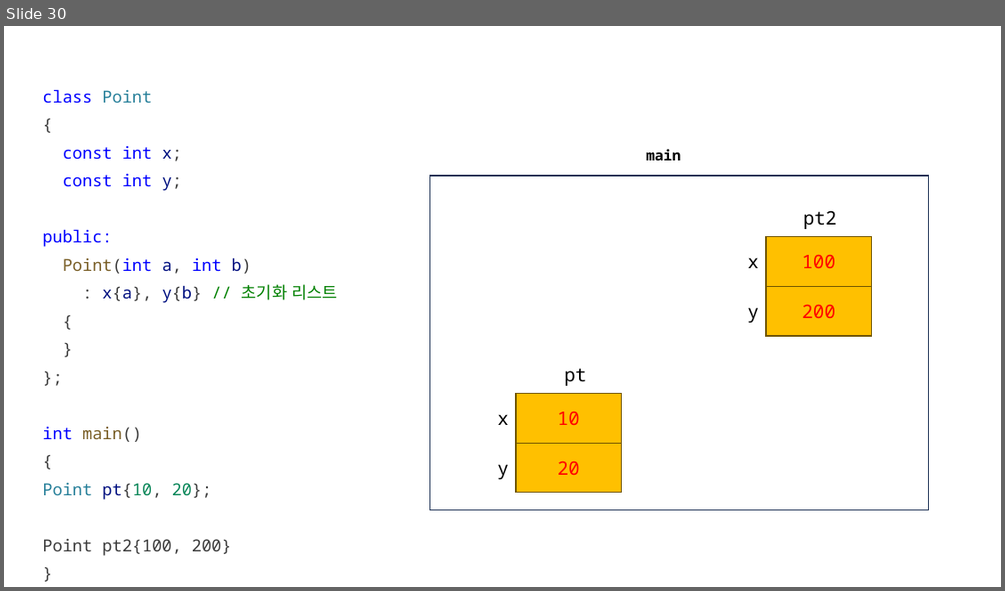
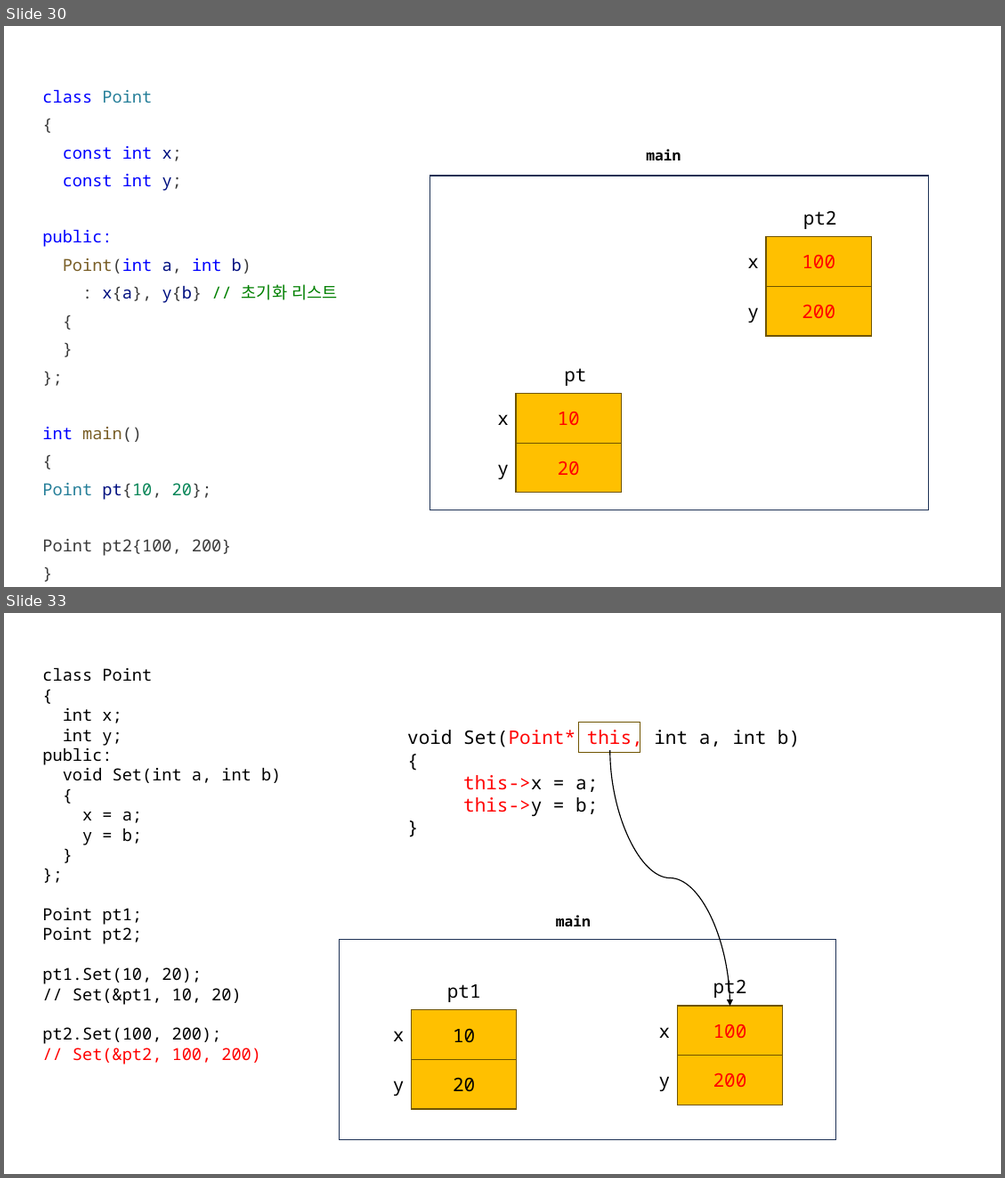
Before and after one commit to yoondev-classroom/cpp_250512, a slide deck: cpp_250512.pptx. Shown one above the other, each under a label of ours: slide 30 before the commit, slides 30 and 33 after it; the slides between them are not shown. The pictures are 1005x591 and 1005x1178 pixels, drawn with LibreOffice and Linux fonts; fonts in the diff are those of the drawing. Boxes give left, top, right and bottom in pixels: in the first picture for what was removed or moved away, otherwise in the second. Text is boxed around its words. In the diff, an @@ line names an element or a change of style, - is before the commit and + after.

```diff
--- a/cpp_250512.pptx
+++ b/cpp_250512.pptx
@@ slide 33 added at <box>4,613,1001,1174</box>, background #FFFFFF @@
@@ text added at <box>42,667,281,1064</box>, 16 pt, text #000000 @@
+class Point
+{
+int x;
+int y;
+public:
+void Set(int a, int b)
+{
+x = a;
+y = b;
+}
+};
+Point pt1;
+Point pt2;
+pt1.Set(10, 20);
+// Set(&pt1, 10, 20)
+pt2.Set(100, 200);
+// Set(&pt2, 100, 200)
@@ text added at <box>407,726,800,816</box>, 18 pt, text #000000 @@
+void Set(Point* this, int a, int b)
+{
+this->x = a;
+this->y = b;
+}
@@ rectangle added at <box>579,722,640,752</box>, outline #705400 1 pt @@
@@ curved arrow added from (610, 750) to (730, 1005), #000000 1 pt @@
@@ text added at <box>556,915,591,926</box>, 14 pt, text #000000, bold @@
+main
@@ rectangle added at <box>339,939,836,1140</box>, fill #FFFFFF, outline #1E3256 1 pt @@
@@ text added at <box>447,984,481,1002</box>, 18 pt, text #000000 @@
+pt1
@@ text added at <box>713,975,747,999</box>, 18 pt, text #000000 @@
+pt2
@@ rectangle added at <box>412,1010,517,1060</box>, fill #FFC000, outline #705400 1 pt, 18 pt, text #000000 @@
+10
@@ rectangle added at <box>677,1005,783,1055</box>, fill #FFC000, outline #705400 1 pt, 18 pt, text #FF0000 @@
+100
@@ text added at <box>393,1030,404,1041</box>, 18 pt, text #000000 @@
+x
@@ text added at <box>659,1027,671,1038</box>, 18 pt, text #000000 @@
+x
@@ rectangle added at <box>412,1060,517,1109</box>, fill #FFC000, outline #705400 1 pt, 18 pt, text #000000 @@
+20
@@ rectangle added at <box>677,1055,783,1104</box>, fill #FFC000, outline #705400 1 pt, 18 pt, text #FF0000 @@
+200
@@ text added at <box>393,1080,404,1095</box>, 18 pt, text #000000 @@
+y
@@ text added at <box>659,1076,671,1091</box>, 18 pt, text #000000 @@
+y
```
Also in this commit, not shown: 2 other slides added, 1 other file.
